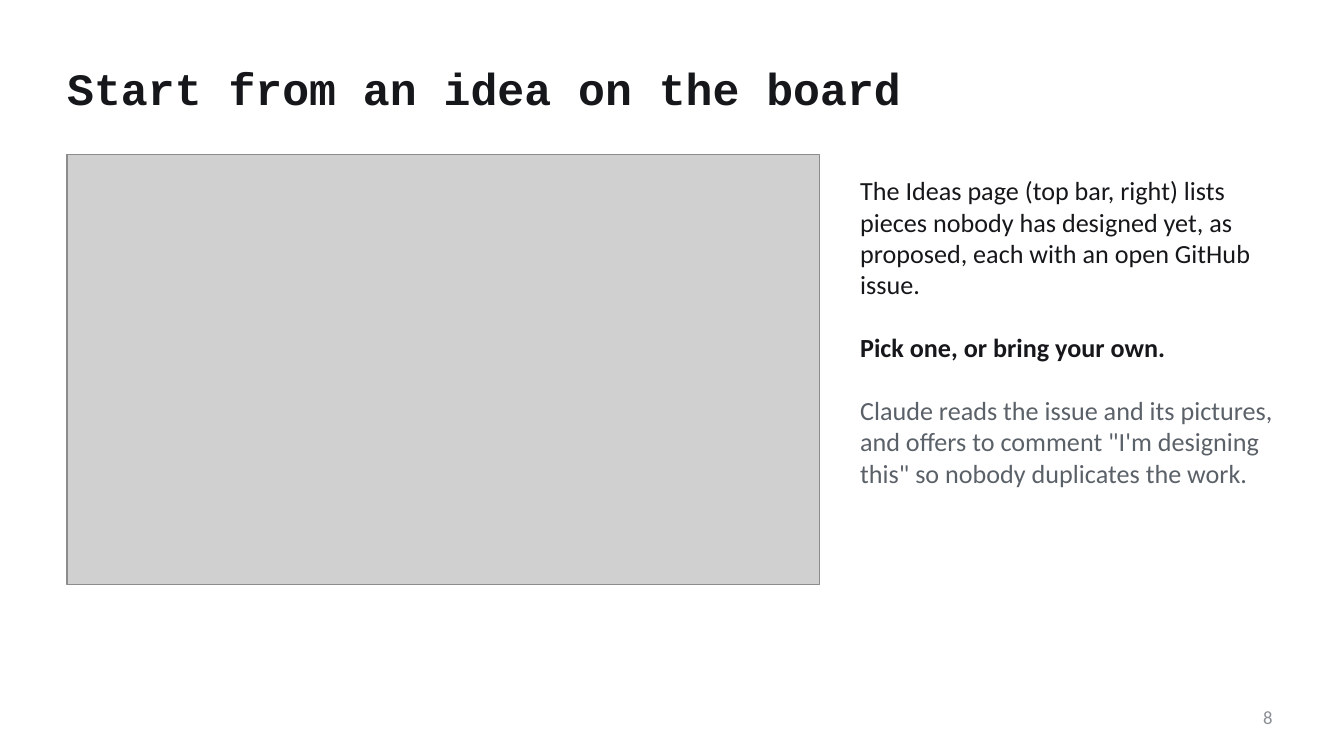
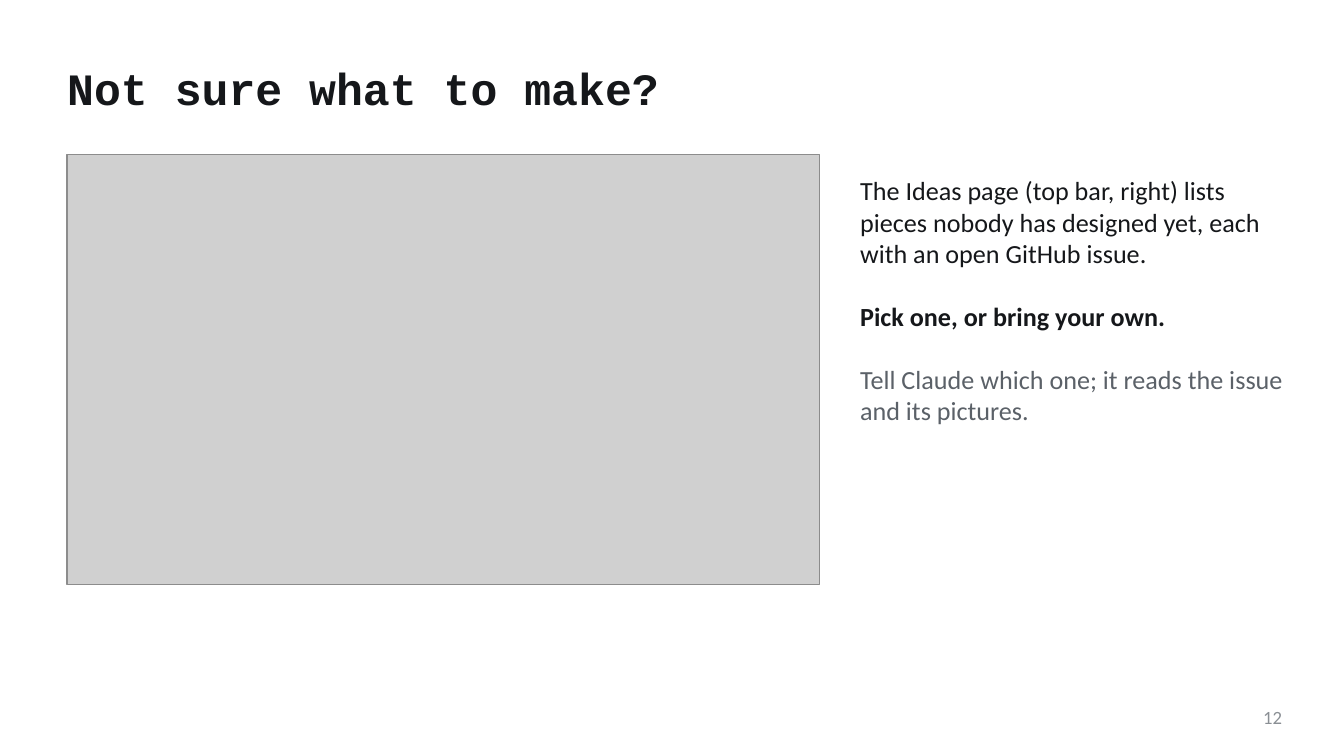
Before and after one commit to mfprado/acrylic-furniture, a slide deck: slide 12 of docs/contributing-guide.pptx (slide 8 before the commit). Drawn at 1344x756 pixels with LibreOffice and Linux fonts; fonts in the diff are those of the drawing; grey boxes stand for pictures. Boxes give left, top, right and bottom in pixels: in the first picture for what was removed or moved away, otherwise in the second. Text is boxed around its words. In the diff, an @@ line names an element or a change of style, - is before the commit and + after.

```diff
--- a/docs/contributing-guide.pptx
+++ b/docs/contributing-guide.pptx
@@ title at (x1=67, y1=73, x2=658, y2=106): text changed @@
-Start from an idea on the board
+Not sure what to make?
@@ text at (x1=860, y1=181, x2=1259, y2=268): text changed @@
-The Ideas page (top bar, right) lists pieces nobody has designed yet, as proposed, each with an open GitHub issue.
+The Ideas page (top bar, right) lists pieces nobody has designed yet, each with an open GitHub issue.
@@ text at (x1=860, y1=371, x2=1282, y2=424): text changed @@
-Claude reads the issue and its pictures, and offers to comment "I'm designing this" so nobody duplicates the work.
+Tell Claude which one; it reads the issue and its pictures.
@@ page number at (x1=1263, y1=712, x2=1282, y2=724): text changed @@
-8
+12
```
Also in this commit, not shown: 8 other slides changed, 8 slides added, 5 slides removed, 3 other files.
